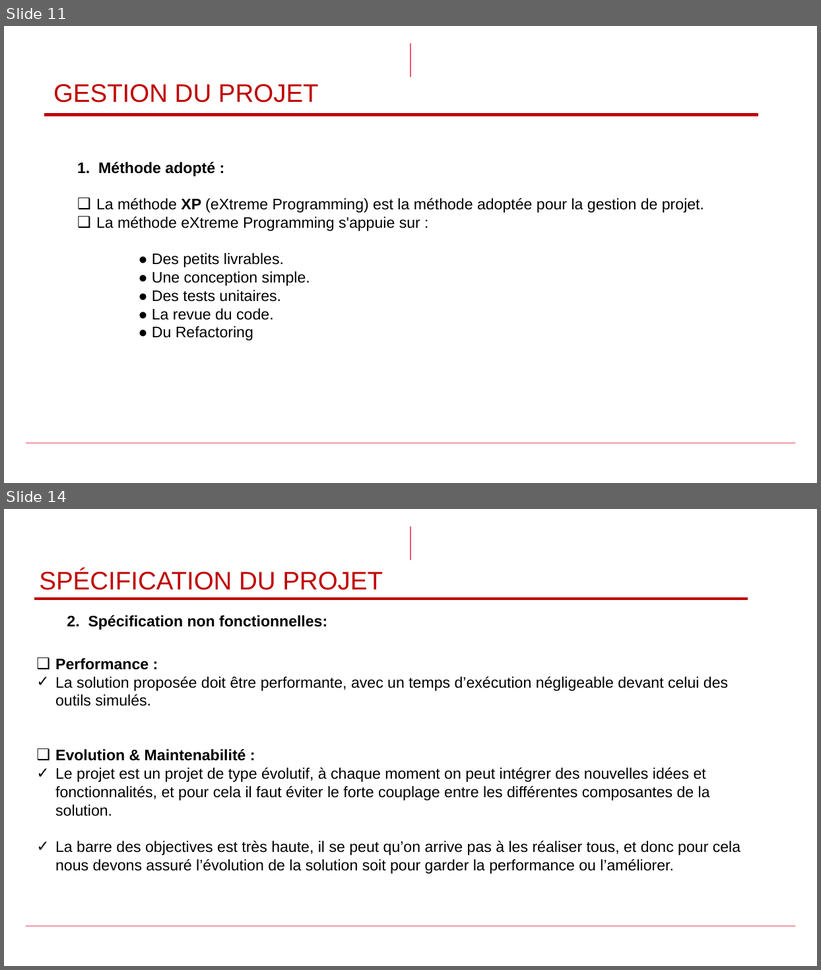
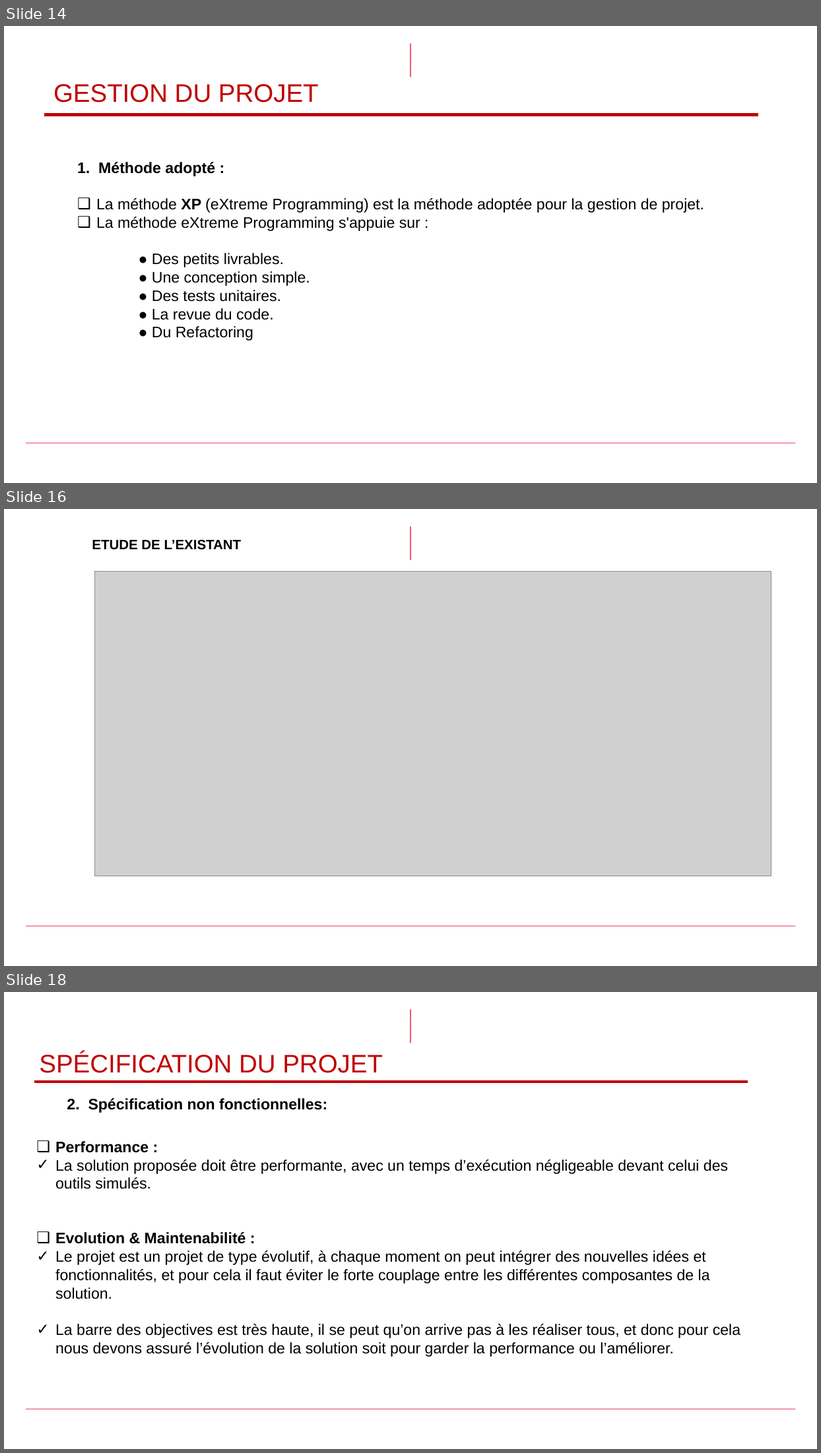
Before and after one commit to zwdOr20/PFE, a slide deck: first_presentation_1.1.pptx. Shown one above the other, each under a label of ours: slides 11 and 14 before the commit, slides 14, 16 and 18 after it; the slides between them are not shown. The pictures are 821x970 and 821x1453 pixels, drawn with LibreOffice and Linux fonts; fonts in the diff are those of the drawing; grey boxes stand for pictures; background and template pictures are left out. Boxes give left, top, right and bottom in pixels: in the first picture for what was removed or moved away, otherwise in the second. Text is boxed around its words. In the diff, an @@ line names an element or a change of style, - is before the commit and + after.

```diff
--- a/first_presentation_1.1.pptx
+++ b/first_presentation_1.1.pptx
@@ slide 16 added at [4, 509, 817, 966], background #FFFFFF; not listed: 2 template elements that a slide beside it also shows @@
@@ title added at [92, 539, 242, 550], 16 pt, text #000000, bold @@
+ETUDE DE L’EXISTANT
@@ picture added at [95, 571, 772, 876] @@
@@ what was slide 11 is now slide 14 @@
@@ what was slide 14 is now slide 18 @@
```
Also in this commit, not shown: 8 slides changed, 7 other slides added, 4 slides removed, 15 other files.
